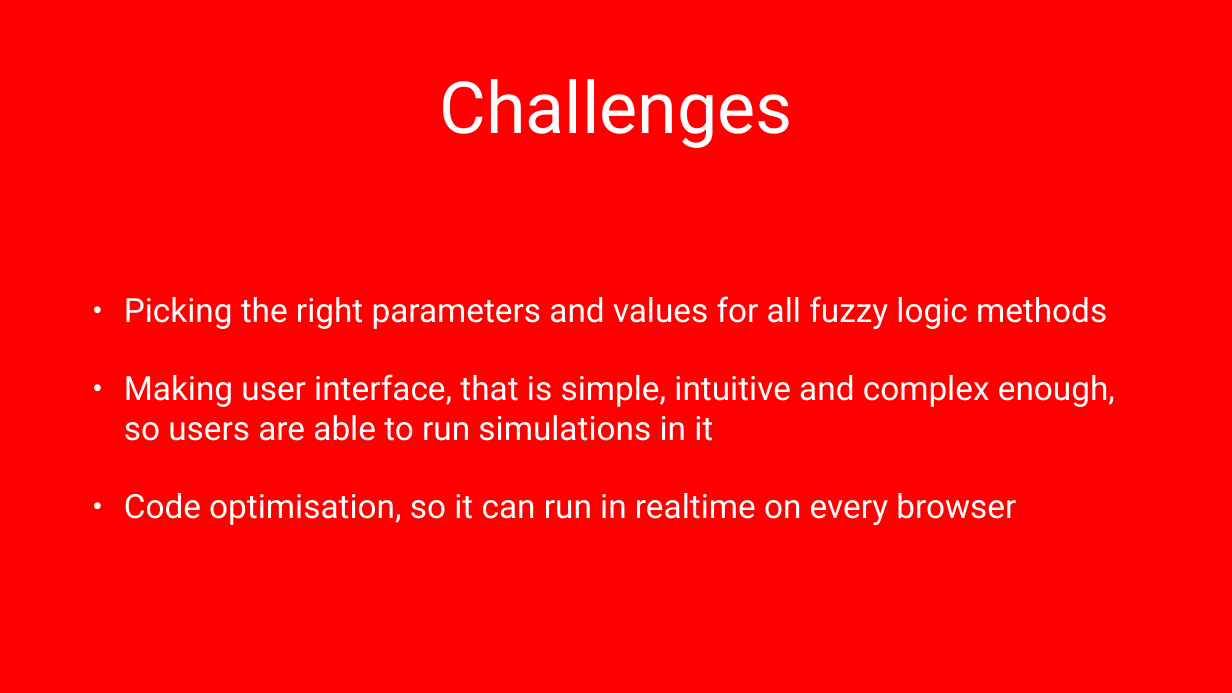
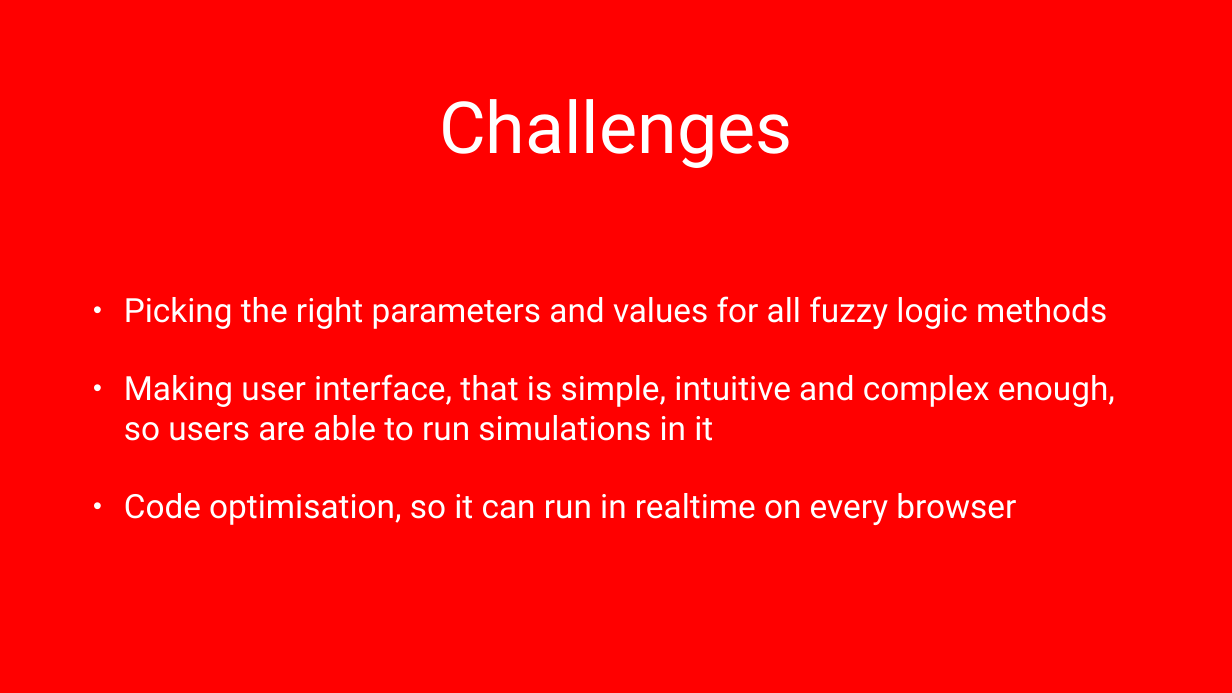
Before and after one commit to Blarc/crowd-evacuation, a slide deck: slide 14 of presentation/Crowd_simulation_sv.pptx (slide 13 before the commit). Drawn at 1232x693 pixels with LibreOffice and Linux fonts; fonts in the diff are those of the drawing; background and template pictures are left out. Boxes give left, top, right and bottom in pixels: in the first picture for what was removed or moved away, otherwise in the second. Text is boxed around its words. In the diff, an @@ line names an element or a change of style, - is before the commit and + after.

Commit message:
updated presentation

```diff
--- a/presentation/Crowd_simulation_sv.pptx
+++ b/presentation/Crowd_simulation_sv.pptx
@@ title "Challenges" moved from (x1=440, y1=79, x2=793, y2=148) to (x1=439, y1=99, x2=792, y2=168) @@
```
Also in this commit, not shown: 1 slide added, 1 other file.
